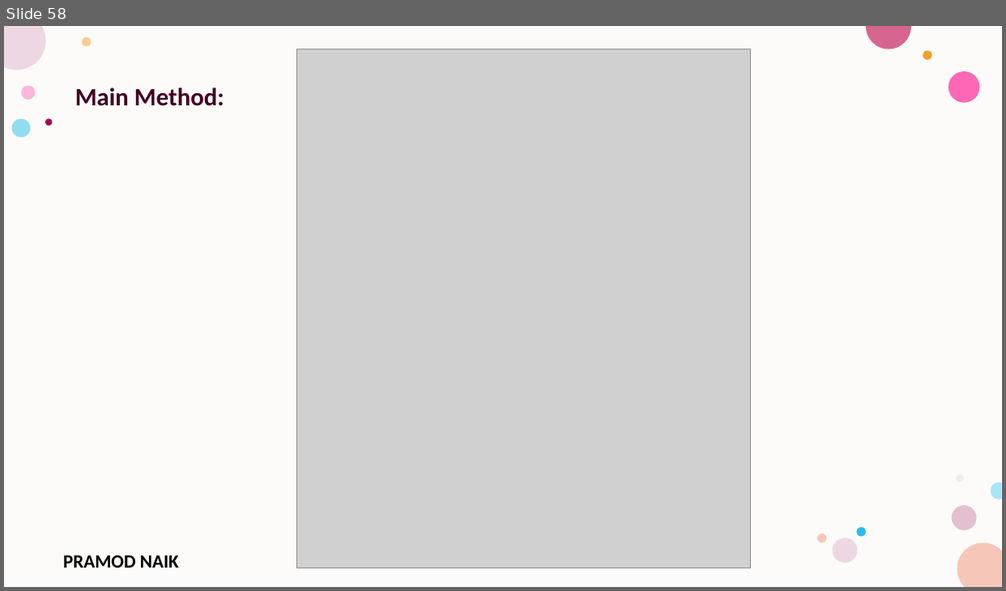
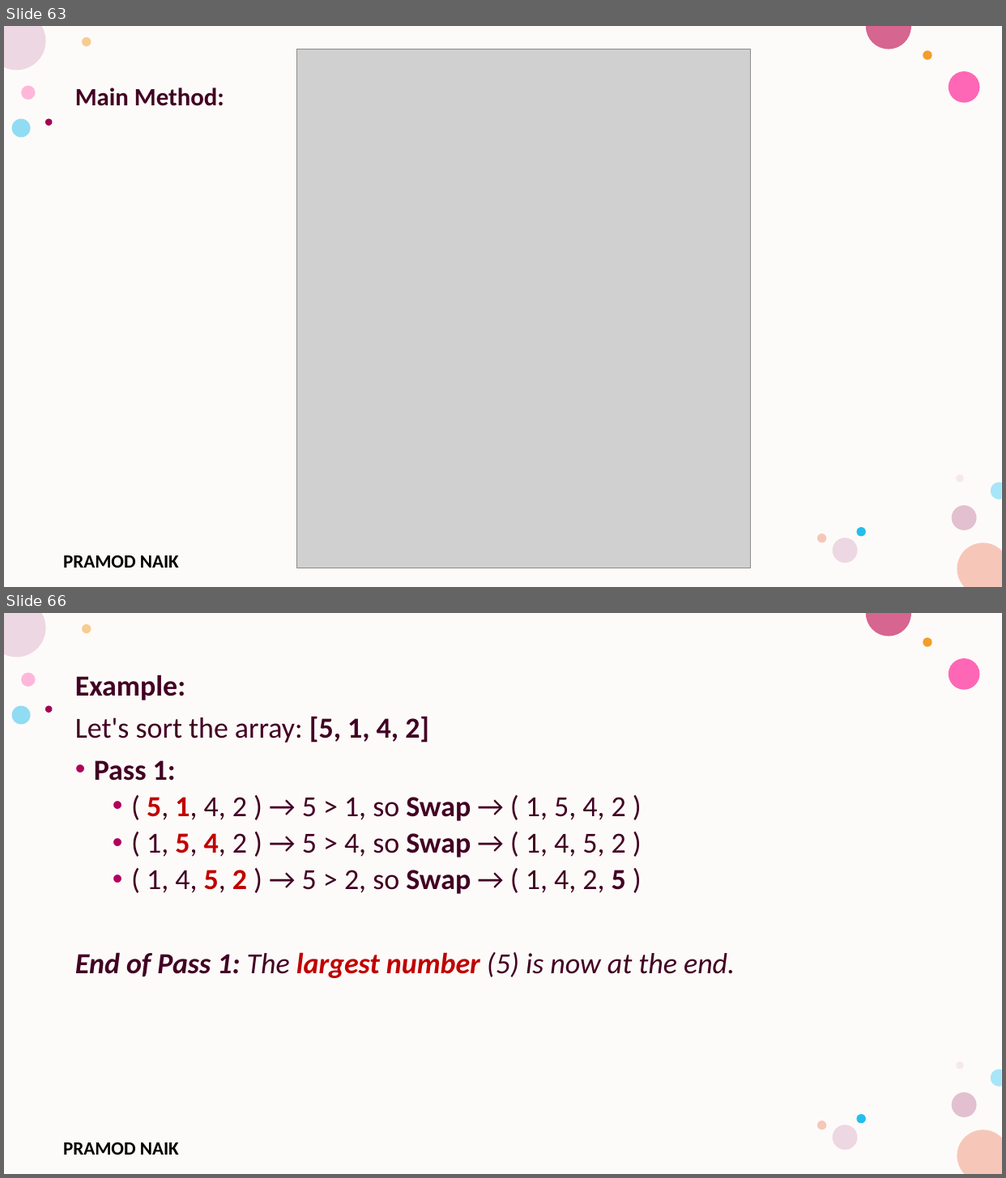
Before and after one commit to PRAMODNAIK-DEV/MCA-1st-Sem-Shridevi-College-Nov-2025, a slide deck: Theory Class-Notes/Unit-2 Arrays and Strings.pptx. Shown one above the other, each under a label of ours: slide 58 before the commit, slides 63 and 66 after it; the slides between them are not shown. The pictures are 1006x591 and 1006x1178 pixels, drawn with LibreOffice and Linux fonts; fonts in the diff are those of the drawing; grey boxes stand for pictures; background and template pictures are left out. Boxes give left, top, right and bottom in pixels: in the first picture for what was removed or moved away, otherwise in the second. Text is boxed around its words. In the diff, an @@ line names an element or a change of style, - is before the commit and + after.

```diff
--- a/Theory Class-Notes/Unit-2 Arrays and Strings.pptx
+++ b/Theory Class-Notes/Unit-2 Arrays and Strings.pptx
@@ slide 66 added at bbox=[4, 613, 1002, 1174], background #FFFFFF; not listed: 17 template elements that a slide beside it also shows @@
@@ text added at bbox=[75, 675, 735, 978], 28 pt, text #420023 @@
+Example:
+Let's sort the array: [5, 1, 4, 2]
+• Pass 1:
+  • ( 5, 1, 4, 2 ) → 5 > 1, so Swap → ( 1, 5, 4, 2 )
+  • ( 1, 5, 4, 2 ) → 5 > 4, so Swap → ( 1, 4, 5, 2 )
+  • ( 1, 4, 5, 2 ) → 5 > 2, so Swap → ( 1, 4, 2, 5 )
+End of Pass 1: The largest number (5) is now at the end.
@@ what was slide 58 is now slide 63 @@
```
Also in this commit, not shown: 1 slide changed, 11 other slides added, 1 slide removed, 1 other file.
